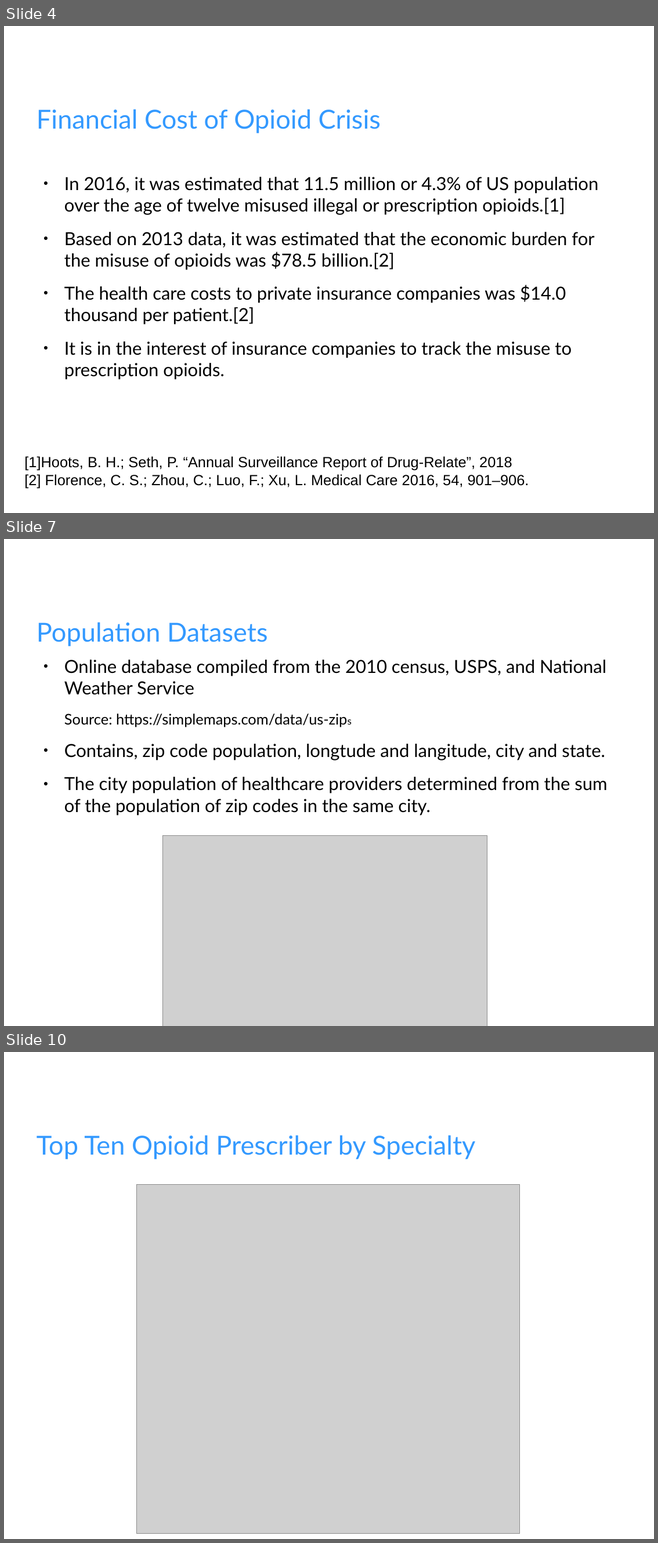
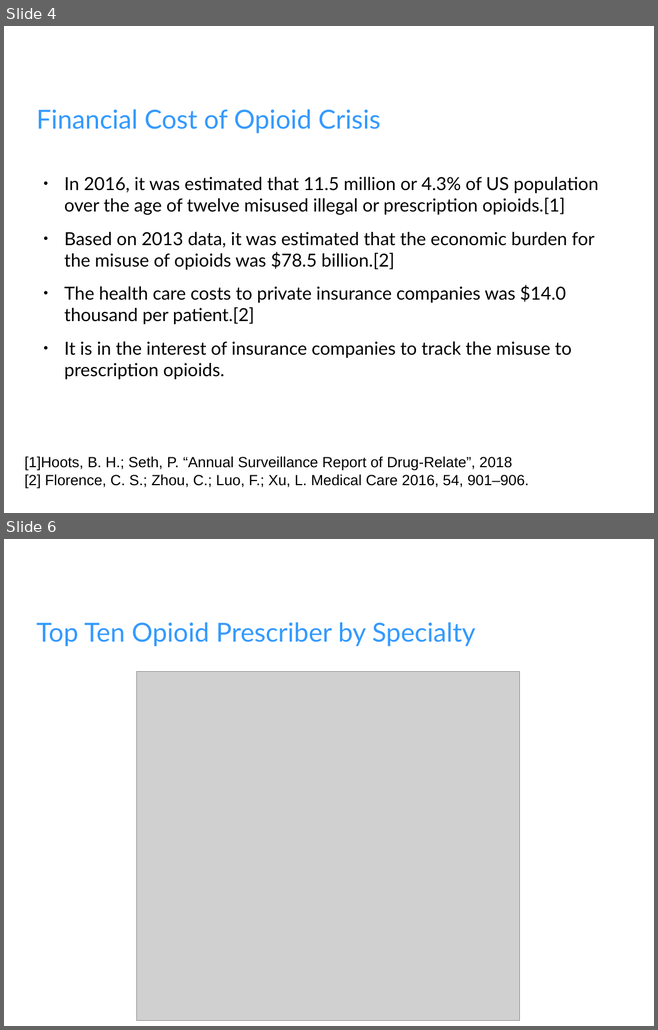
Before and after one commit to fullmetalchem15t/Springboard, a slide deck: opioid/Opoid_Slides.odp. Shown one above the other, each under a label of ours: slides 4, 7 and 10 before the commit, slides 4 and 6 after it; the slides between them are not shown. The pictures are 658x1543 and 658x1030 pixels, drawn with LibreOffice and Linux fonts; fonts in the diff are those of the drawing; grey boxes stand for pictures; background and template pictures are left out. Boxes give left, top, right and bottom in pixels: in the first picture for what was removed or moved away, otherwise in the second. Text is boxed around its words. In the diff, an @@ line names an element or a change of style, - is before the commit and + after.

```diff
--- a/opioid/Opoid_Slides.odp
+++ b/opioid/Opoid_Slides.odp
@@ slide 7 removed at (x1=4, y1=539, x2=654, y2=1026), background picture (left out) @@
@@ title removed at (x1=36, y1=622, x2=268, y2=646) @@
-Population Datasets
@@ text removed at (x1=64, y1=660, x2=607, y2=815) @@
-● Online database compiled from the 2010 census, USPS, and National Weather Service
-Source: https://simplemaps.com/data/us-zips
-● Contains, zip code population, longtude and langitude, city and state.
-● The city population of healthcare providers determined from the sum of the population of zip codes in the same city.
@@ picture removed at (x1=162, y1=835, x2=487, y2=1026) @@
@@ what was slide 10 is now slide 6 @@
```
Also in this commit, not shown: 4 slides changed, 9 slides added, 4 other slides removed, 2 other files.
